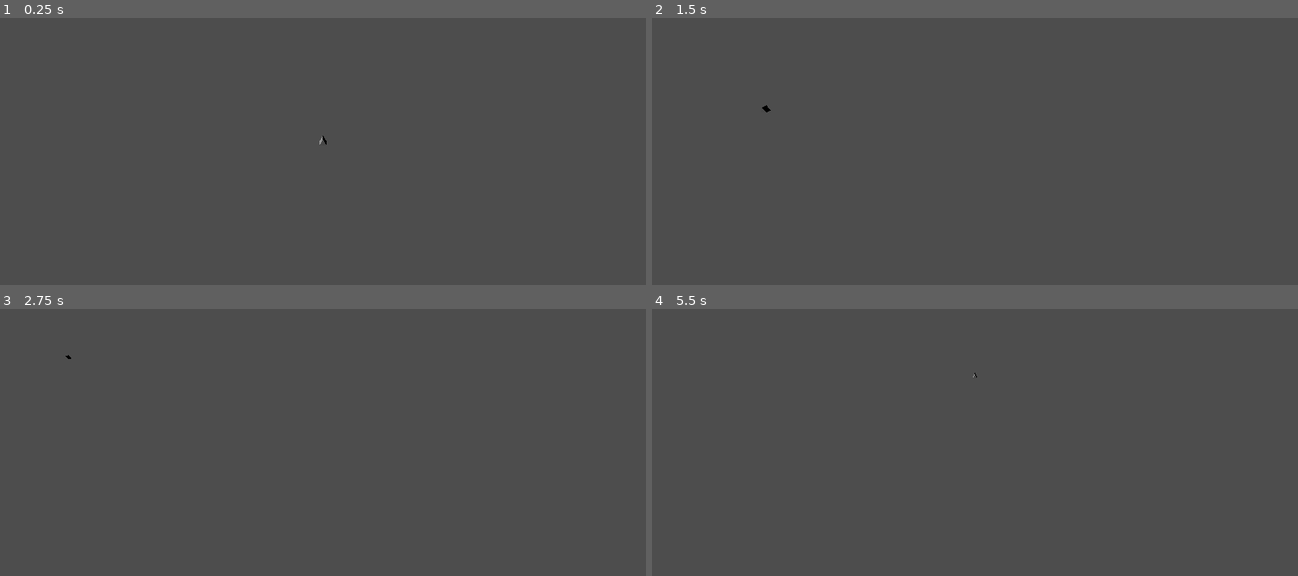
Above: before the commit, frames 1-4 (two rows, left to right).
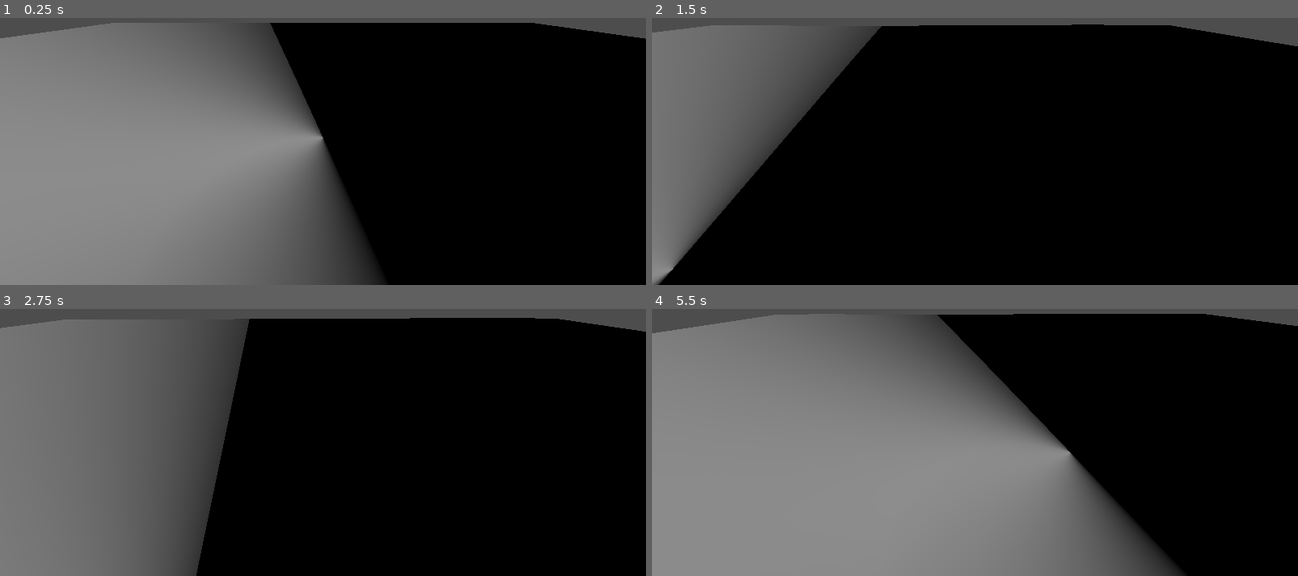
Above: after the commit, the same moments.

Repository: tommyrobot666/pod-studios-mobile-game
Game: Godot game, scene res://level.tscn
Same seed, same stepped clock (60 frames per second), same inputs: the game is played once before the commit and once after it. The project has no main scene, so this scene is started directly.
Inputs:
- Up to frame 1 (0.25 s): no input
- Up to frame 2 (1.5 s): tap Enter at 0.5 s; hold Right (ui_right) 0.53-1.28 s; hold Down (ui_down) from 1.28 s (still down)
- Up to frame 3 (2.75 s): release Down (ui_down) at 2.03 s; hold Right (ui_right) from 2.03 s (still down)
- Up to frame 4 (5.5 s): release Right (ui_right) at 2.78 s; hold Up (ui_up) 2.78-3.53 s; hold Left (ui_left) 3.53-5.03 s; hold Down (ui_down) from 5.03 s (still down)

The runs differ from the first frame. In frame 1, 88% of the frame differs, in the area x 0-100%, y 1-100%; in frame 2, 87%; in frame 3, 80%; in frame 4, 89%.

Commit message:
testing world-generator

Diff:
--- a/level.tscn
+++ b/level.tscn
@@ -1,27 +1,16 @@
-[gd_scene load_steps=5 format=3 uid="uid://pjmsvh0g32cc"]
+[gd_scene load_steps=3 format=3 uid="uid://pjmsvh0g32cc"]
 
-[ext_resource type="Script" uid="uid://cioij2ujr2dqp" path="res://world-generator/core/world_generation.gd" id="1_u52ul"]
+[ext_resource type="Script" uid="uid://dgyk0e48hj6e7" path="res://world-generator/test_world_generation.gd" id="1_vonw3"]
 [ext_resource type="Script" uid="uid://dxbvjyt5ttin8" path="res://debug/camera_3d.gd" id="2_vonw3"]
-
-[sub_resource type="FastNoiseLite" id="FastNoiseLite_vonw3"]
-noise_type = 3
-fractal_octaves = 3
-
-[sub_resource type="PrismMesh" id="PrismMesh_u52ul"]
 
 [node name="Level" type="Node3D"]
 
-[node name="WorldGeneration" type="Node3D" parent="."]
-script = ExtResource("1_u52ul")
-noise = SubResource("FastNoiseLite_vonw3")
-metadata/_custom_type_script = "uid://cioij2ujr2dqp"
+[node name="WorldGeneration" type="MeshInstance3D" parent="."]
+script = ExtResource("1_vonw3")
 
 [node name="Camera3D" type="Camera3D" parent="."]
 transform = Transform3D(1, 0, 0, 0, 0.906308, 0.422618, 0, -0.422618, 0.906308, 0, 18.68, 27.9)
 script = ExtResource("2_vonw3")
 
-[node name="MeshInstance3D" type="MeshInstance3D" parent="."]
-mesh = SubResource("PrismMesh_u52ul")
-
 [node name="DirectionalLight3D" type="DirectionalLight3D" parent="."]
 transform = Transform3D(0.526721, 0.0105808, -0.849972, 0.767724, 0.42334, 0.481022, 0.364917, -0.905909, 0.214859, -148.831, 149.018, 0)
--- a/world-generator/core/world_generation.gd
+++ b/world-generator/core/world_generation.gd
@@ -1,20 +1,19 @@
 extends MeshInstance3D
 class_name WorldGeneration
 #to use this class, extend it and...
-#override _get_mesh_height_at,_get_mesh_color_at
+#override get_mesh_height_at,get_mesh_color_at
 #add entries to chunk_generators
+#call create_mesh, pre_generate_chunks, and move_to_camera
 
 const CHUNK_SIZE = 500
 @export_group("debug")
-@export var noise = FastNoiseLite.new()
+@export var what_noise_looks_like = FastNoiseLite.new()
 
 var seed = 0
 var generated_chunks = []
 var chunk_generators:Array[ChunkGeneratorsEntry]
 
 func _ready() -> void:
-	pre_generate_chunks(-1,-1,1,1)
-	create_mesh(100,200)
 	material_override = preload("res://world-generator/core/new_standard_material_3d.tres")
 
 func pre_generate_chunks(x1,y1,x2,y2):
@@ -36,7 +35,7 @@
 func generate_chunk(x:int,y:int,seed:int):
 	for chunk_generator in chunk_generators:
 		var chunk_node = create_chunk_node(x,y,chunk_generator.feature_location)
-		var placements:Array[ChunkGeneratorPlacement] = chunk_generator.generator.call(seed,Vector2i(x,y))
+		var placements:Array[ChunkGeneratorPlacement] = chunk_generator.generator.call(seed,Vector2i(x,y),null)
 		for placement in placements:
 			var new_instance = chunk_generator.instance_scenes[placement.variant].instantiate()
 			new_instance.position = placement.position
@@ -58,7 +57,7 @@
 	var segment_len:float = size as float/detail
 	for row in range(detail):
 		for column in range(detail):
-			verts.append(Vector3(segment_len*row - segment_len*row/2,0,segment_len*column - segment_len*column/2))
+			verts.append(Vector3(segment_len*row - segment_len*detail/2,0,segment_len*column - segment_len*detail/2))
 			colors.append(Color.WHITE)
 			#normals.append(Vector3.UP)
 			normals.append((verts[verts.size()-1] as Vector3).normalized())
@@ -92,17 +91,30 @@
 	data_tool.create_from_surface(mesh,0)
 	for i in range(data_tool.get_vertex_count()):
 		var vertex:Vector3 = data_tool.get_vertex(i)
-		var pos = Vector2(position.x + vertex.x, position.y + vertex.y)
+		var pos = Vector2(position.x + vertex.x, position.z + vertex.z)
 		var chunk_pos = Vector2i(pos.floor()/CHUNK_SIZE)
 		var pos_in_chunk = Vector2(fmod(pos.x,CHUNK_SIZE),fmod(pos.y,CHUNK_SIZE))
-		vertex.y = _get_mesh_height_at(chunk_pos,pos_in_chunk)
-		data_tool.set_vertex_color(i,_get_mesh_color_at(vertex.y,chunk_pos,pos_in_chunk))
+		vertex.y = get_mesh_height_at(chunk_pos,pos_in_chunk)
+		data_tool.set_vertex_color(i,get_mesh_color_at(vertex.y,chunk_pos,pos_in_chunk))
 		data_tool.set_vertex(i,vertex)
 	(mesh as ArrayMesh).clear_surfaces()
 	data_tool.commit_to_surface(mesh,0)
 
-func _get_mesh_height_at(chunk_pos:Vector2i,pos_in_chunk:Vector2) -> float:
+static func create_noise(noise_type:FastNoiseLite.NoiseType,fractal_type:FastNoiseLite.FractalType,zoom,noise_on_noise,noise_on_noise_loss,celluler_return_type:FastNoiseLite.CellularReturnType=0) -> FastNoiseLite:
+	var noise = FastNoiseLite.new()
+	noise.frequency = zoom
+	noise.fractal_octaves = noise_on_noise
+	noise.fractal_gain = noise_on_noise_loss
+	noise.fractal_type = fractal_type
+	noise.noise_type = noise_type
+	if noise_type == FastNoiseLite.TYPE_CELLULAR:
+		noise.cellular_return_type = celluler_return_type
+	return noise
+
+
+
+func get_mesh_height_at(chunk_pos:Vector2i,pos_in_chunk:Vector2) -> float:
 	return 0
 
-func _get_mesh_color_at(height:float,chunk_pos:Vector2i,pos_in_chunk:Vector2) -> Color:
+func get_mesh_color_at(height:float,chunk_pos:Vector2i,pos_in_chunk:Vector2) -> Color:
 	return Color.WHITE
--- a/world-generator/mesh_chunk_node.gd
+++ /dev/null
@@ -1,26 +0,0 @@
-extends MeshInstance3D
-class_name MeshChunkNode
-
-var pos:Vector2
-
-
-
-func generate_noise(size:int,scaled:float,seed,octaves,frequency,gain,noise_type:FastNoiseLite.NoiseType,fractal_type:FastNoiseLite.FractalType,celluler_return_type:FastNoiseLite.CellularReturnType=0) -> PackedFloat32Array:
-	var noise = FastNoiseLite.new()
-	noise.offset = Vector3(pos.x*WorldGeneration.CHUNK_SIZE,0,pos.y*WorldGeneration.CHUNK_SIZE)
-	noise.seed = seed
-	noise.frequency = frequency
-	noise.fractal_octaves = octaves
-	noise.fractal_gain = gain
-	noise.fractal_type = fractal_type
-	noise.noise_type = noise_type
-	if noise_type == FastNoiseLite.TYPE_CELLULAR:
-		noise.cellular_return_type = celluler_return_type
-
-	var heights = PackedFloat32Array()
-	heights.resize(size*size)
-	for row in range(size):
-		for column in range(size):
-			heights[row*size+column] = noise.get_noise_2d(row,column) * scaled
-
-	return heights
--- /dev/null
+++ b/world-generator/test_world_generation.gd
@@ -0,0 +1,26 @@
+extends WorldGeneration
+
+@export var max_camera_dist:float = 1000:
+	set(x):
+		max_camera_dist = x*x
+var noise = create_noise(FastNoiseLite.NoiseType.TYPE_SIMPLEX_SMOOTH,FastNoiseLite.FractalType.FRACTAL_FBM,0.005,3,0.5)
+
+func _ready() -> void:
+	pre_generate_chunks(-1,-1,1,1)
+	create_mesh(300,200)
+
+func _process(delta: float) -> void:
+	var camera_pos = get_tree().root.get_camera_3d().global_position
+	if (Vector2(camera_pos.x,camera_pos.z) - Vector2(global_position.x,global_position.z)).length_squared() > max_camera_dist:
+		move_to_camera()
+
+func get_mesh_height_at(chunk_pos:Vector2i,pos_in_chunk:Vector2) -> float:
+	noise.seed = seed
+	var global_pos:Vector2 = CHUNK_SIZE*Vector2(chunk_pos) + pos_in_chunk
+	return noise.get_noise_2dv(global_pos)
+
+func get_mesh_color_at(height:float,chunk_pos:Vector2i,pos_in_chunk:Vector2) -> Color:
+	if height > 0:
+		return Color.RED
+	else:
+		return Color.BLUE
Not shown, removed: world-generator/mesh_chunk_node.gd.uid
Not shown, added: world-generator/test_world_generation.gd.uid
